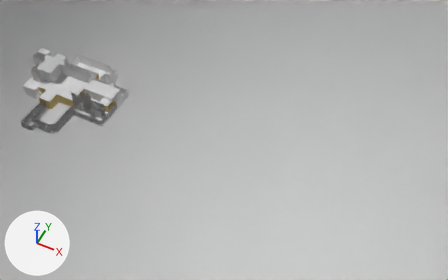
Before and after pictures for a commit that changed the Blender file facility.blend.
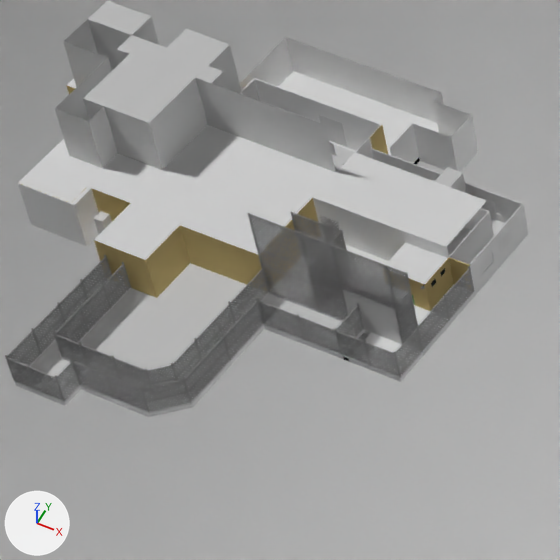
Each version appears first from a 50 mm lens placed at (545.0, -533.0, 711.0), pointed at (246.0, 66.0, -37.0), and next in a close-up on the part from 4% to 30% of the width and 17% to 58% of the height. The axes (+X, +Y, +Z) are drawn at lower left. The lights are the same throughout. Everything nearer to the camera than a plane just in front of the edit is cut away.

Objects in the first close-up: 'Cube.005', 'Cube.033', 'Grade.000', 'Grade.001', 'Grade.004', 'Grade.005', 'Grade.013', 'SkySphere', 'andar_1', 'andar_2', 'chao.004', 'garagem'.
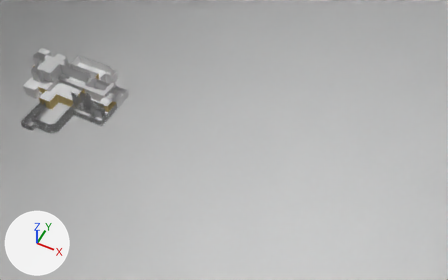
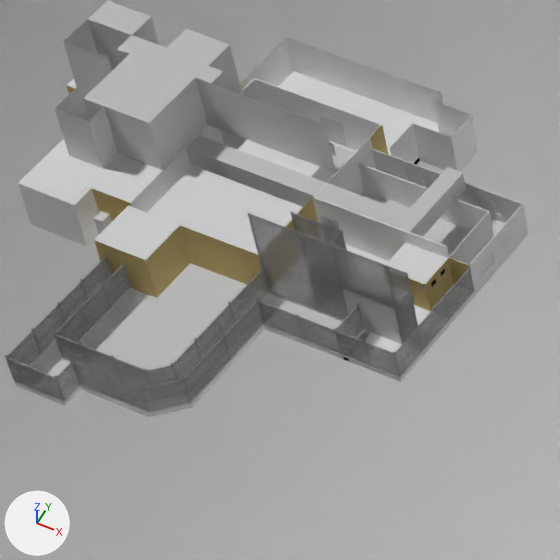
Patch to the scene script:
```diff
--- a/facility.blend.py
+++ b/facility.blend.py
@@ me_cube_022 @@
 # used by ob_andar_1; location = (3.8, 9.5, 32.6); rotation_euler = (0.0, 0.0, 3.142), in degrees (0, 0, 180); scale = (-9.3, -8.28, -31.9)
-me_cube_022.from_pydata(...)  # 465 vertices, 379 faces, 3 loose edges; spans x -9.1..8.9, y -5.8..7.7, z 0.0..0.6
+me_cube_022.from_pydata(...)  # 461 vertices, 381 faces, 3 loose edges; spans x -9.1..8.9, y -5.8..7.7, z 0.0..0.6
+# me_cube_022 part 1
+# 7 vertices are removed from x -1.7..8.0, y 0.5..2.9, z 0.0
+# 13 faces are deleted
+# 3 vertices are added at (2.4, 2.1, 0.0), (2.4, 3.0, 0.3), (2.4, 3.0, 0.6)
+# 15 new faces join them, mat_material_005 (white #ffffff)
 me_cube_022.materials.append(mat_material_005)
```

Pixel boxes (x1, y1, x2, y2) of what changed, in the close-ups (560 x 560 px; the box of a moved part takes in the faces that stretch with it):
'andar_1', reshaped: before (18, 38, 486, 298); after (18, 38, 478, 298)
part 1 of me_cube_022, moved or reshaped: before (128, 125, 486, 246); after (237, 139, 375, 207)
'corredor_1f.000', unchanged, uncovered by the edit: before (435, 167, 466, 192); after (186, 135, 466, 237)
'andar_1.002', unchanged, uncovered by the edit: before (470, 208, 488, 228); after (358, 163, 488, 228)
